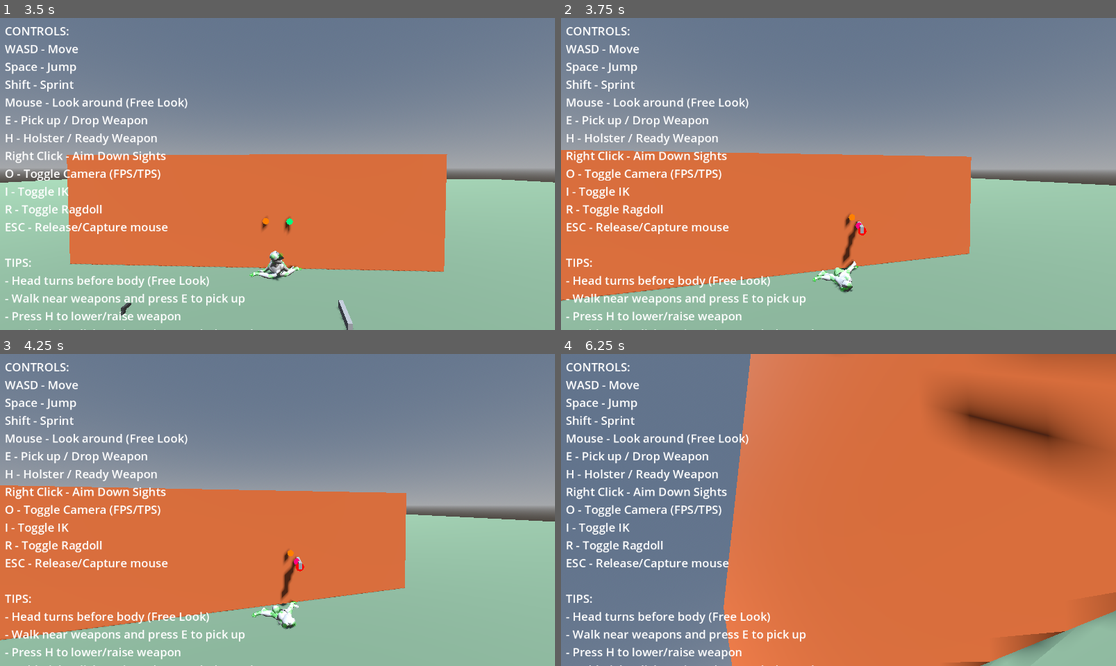
Above: before the commit, frames 1-4 (two rows, left to right).
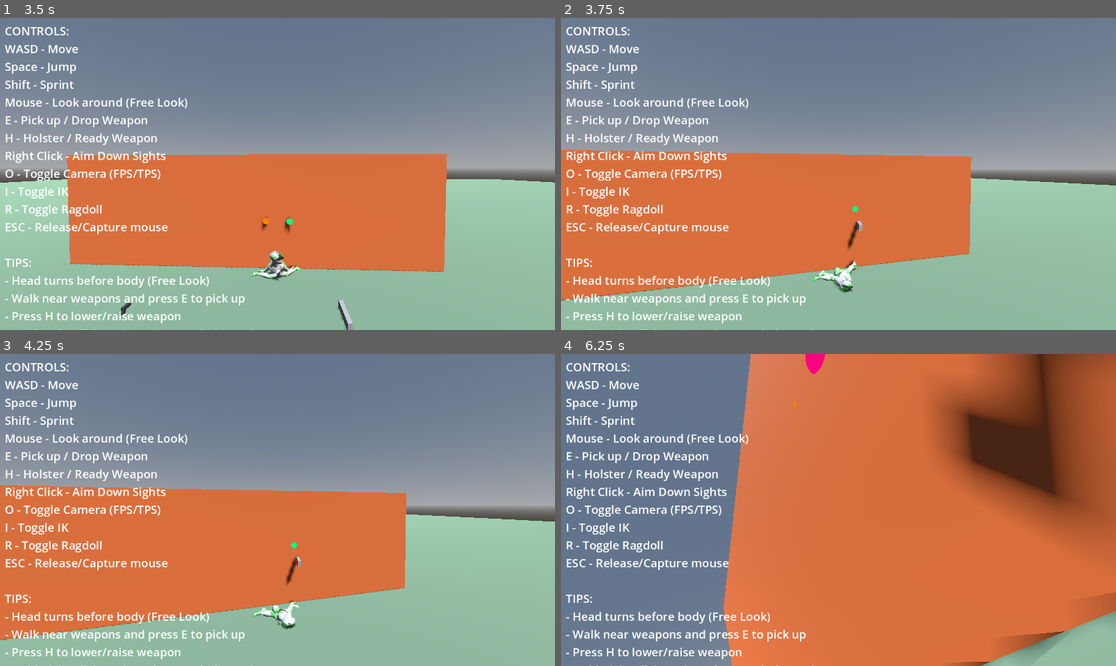
Above: after the commit, the same moments.

Repository: lmf-git/fpsikanimragdoll
Game: Godot game, scene res://world.tscn
Two runs of this game, one before a commit and one after it. Both use one fixed random seed, a clock stepped at 60 frames per second and the inputs below.
Inputs (mouse positions are in pixels of both pictures, inside the frame that each line leads up to):
- Up to frame 1 (3.5 s): tap Enter at 0.5 s; move the mouse to (305, 174) at 0.52 s; hold Shift (sprint) 0.53-1.28 s; hold W (move_forward) from 0.53 s (still down); click (305, 174) at 0.67 s; tap Space (jump) at 0.77, 1.52, 3.02 s; move the mouse to (249, 174) at 1.27 s; tap O (toggle_camera) at 1.35 s; move the mouse to (288, 167) at 2.02 s; hold I (toggle_ik) 2.03-2.78 s; move the mouse to (271, 180) at 2.77 s; tap R (toggle_ragdoll) at 2.85 s; click (271, 180) at 2.92 s
- Up to frame 2 (3.75 s): keep holding W (move_forward); move the mouse to (877, 177) at 3.52 s; tap E at 3.6 s
- Up to frame 3 (4.25 s): keep holding W (move_forward); tap Space (jump) at 3.77 s
- Up to frame 4 (6.25 s): move the mouse to (794, 506) at 4.27 s; tap H at 4.35 s; tap Space (jump) at 4.52, 6.02 s; move the mouse to (844, 510) at 5.02 s; hold Shift (sprint) 5.03-5.78 s; click (844, 510) at 5.17 s; move the mouse to (816, 503) at 5.77 s; release W (move_forward) at 5.78 s; hold D (move_right) from 5.78 s (still down); tap O (toggle_camera) at 5.85 s

Frame 1 is identical in both runs. In frame 2, 0.2% of the frame differs, in the area x 50-56%, y 60-81%; in frame 3, 0.2%; in frame 4, 12%, in the area x 41-100%, y 0-61%.

Commit message:
Fix weapon orientation and IK target positioning
Changes:
1. Fixed weapon basis to use -camera_forward (Godot uses -Z as forward)
   - Weapon now points forward instead of backwards

2. Fixed IK target assignments:
   - Wrist IK now uses hand_target instead of wrist_target
   - This ensures hands reach the weapon grip correctly

3. Improved elbow positioning to prevent hand inward rotation:
   - Moved elbows further out to sides (0.35m instead of 0.25m)
   - Moved elbows further down (0.2m instead of 0.15m)
   - Positioned elbows closer to chest (35% instead of 45% of distance)

4. Simplified wrist_target to visualization only
   - Wrist IK uses hand_target directly
   - Wrist_target just shows intermediate position for debugging

Fixes issues:
- Pistol pointing backwards
- Pistol not near hand
- Hand turning inwards
- IK targets in wrong order

Diff:
--- a/character_controller.gd
+++ b/character_controller.gd
@@ -377,8 +377,8 @@
 		print("Created LeftElbowIK (Shoulder -> Lower_Arm)")
 
 	# Chain 2: Lower_Arm -> Hand (controls wrist/hand position)
-	# We'll use wrist target if available, otherwise hand target
-	var left_hand_final_target = left_wrist_target if left_wrist_target else left_hand_target
+	# Use hand_target because this chain ends at the Hand bone
+	var left_hand_final_target = left_hand_target
 	if left_hand_final_target:
 		left_wrist_ik = SkeletonIK3D.new()
 		left_wrist_ik.name = "LeftWristIK"
@@ -404,7 +404,8 @@
 		print("Created RightElbowIK (Shoulder -> Lower_Arm)")
 
 	# Chain 2: Lower_Arm -> Hand (controls wrist/hand position)
-	var right_hand_final_target = right_wrist_target if right_wrist_target else right_hand_target
+	# Use hand_target because this chain ends at the Hand bone
+	var right_hand_final_target = right_hand_target
 	if right_hand_final_target:
 		right_wrist_ik = SkeletonIK3D.new()
 		right_wrist_ik.name = "RightWristIK"
@@ -1962,72 +1963,60 @@
 	else:
 		anchor_transform = global_transform
 
-	# RIGHT ARM: Position elbow and wrist targets to follow hand target
-	# This makes the entire arm follow the aim direction
+	# RIGHT ARM: Position elbow target to create proper arm bend
+	# The wrist IK now uses hand_target, so we only need to position elbow correctly
 	if right_hand_target and right_elbow_target and right_wrist_target:
 		# Calculate direction from chest to hand target (aim direction)
 		var chest_to_hand = right_hand_target.global_position - anchor_transform.origin
 		var aim_direction = chest_to_hand.normalized()
 
-		# Position elbow along aim line but offset to the side
-		# Start halfway along the aim direction
-		var elbow_pos = anchor_transform.origin + chest_to_hand * 0.45  # 45% to hand
-
-		# Create perpendicular offset (right and down) relative to aim direction
-		# Get the right vector perpendicular to aim direction
+		# Create perpendicular vectors for elbow positioning
 		var up_ref = Vector3.UP
 		if abs(aim_direction.dot(Vector3.UP)) > 0.9:
 			up_ref = Vector3.RIGHT
 		var aim_right = aim_direction.cross(up_ref).normalized()
 		var aim_down = aim_right.cross(aim_direction).normalized()
 
-		# Offset elbow to the right and down from aim line
-		elbow_pos += aim_right * 0.25  # More to the right for better bend
-		elbow_pos += aim_down * 0.15  # Down for natural drop
+		# Position elbow OUT TO THE SIDE and DOWN to prevent inward rotation
+		# Start closer to chest (35% to hand instead of 45%)
+		var elbow_pos = anchor_transform.origin + chest_to_hand * 0.35
+
+		# Much larger offset to the right to keep elbow away from body
+		elbow_pos += aim_right * 0.35  # Further right (was 0.25)
+		elbow_pos += aim_down * 0.2   # Further down (was 0.15)
 
 		right_elbow_target.global_position = elbow_pos
 
-		# Position wrist between elbow and hand with rotation offset for grip
-		# Base position: between elbow and hand
-		var wrist_pos = right_elbow_target.global_position.lerp(right_hand_target.global_position, 0.7)
-
-		# Offset wrist slightly to the RIGHT to rotate forearm for gun grip
-		# This makes the palm face left (toward gun handle) instead of facing body
-		wrist_pos += aim_right * 0.08  # Offset to the right to rotate hand
-
+		# Wrist target is just for visualization now (wrist IK uses hand_target)
+		# Position it between elbow and hand for visual reference
+		var wrist_pos = right_elbow_target.global_position.lerp(right_hand_target.global_position, 0.6)
 		right_wrist_target.global_position = wrist_pos
 
 	# LEFT ARM: Position elbow and wrist targets to follow hand target
 	if left_hand_target and left_elbow_target and left_wrist_target:
 		if equipped_weapon.is_two_handed or weapon_state == WeaponState.AIMING:
 			# Two-handed weapon or aiming with pistol: left hand supports weapon
-			# Position elbow and wrist to follow the left hand target (same as right arm logic)
 			var chest_to_hand = left_hand_target.global_position - anchor_transform.origin
 			var aim_direction = chest_to_hand.normalized()
 
-			# Position elbow along aim line but offset to the side
-			var elbow_pos = anchor_transform.origin + chest_to_hand * 0.45  # 45% to hand
-
-			# Create perpendicular offset (left and down) relative to aim direction
+			# Create perpendicular vectors for elbow positioning
 			var up_ref = Vector3.UP
 			if abs(aim_direction.dot(Vector3.UP)) > 0.9:
 				up_ref = Vector3.RIGHT
 			var aim_right = aim_direction.cross(up_ref).normalized()
 			var aim_down = aim_right.cross(aim_direction).normalized()
 
-			# Offset elbow to the left and down from aim line
-			elbow_pos += aim_right * -0.25  # To the left (negative right)
-			elbow_pos += aim_down * 0.15  # Down for natural drop
+			# Position elbow OUT TO THE LEFT SIDE and DOWN to prevent inward rotation
+			var elbow_pos = anchor_transform.origin + chest_to_hand * 0.35
+
+			# Much larger offset to the left to keep elbow away from body
+			elbow_pos += aim_right * -0.35  # Further left (was -0.25)
+			elbow_pos += aim_down * 0.2    # Further down (was 0.15)
 
 			left_elbow_target.global_position = elbow_pos
 
-			# Position wrist between elbow and hand with rotation offset for grip
-			var wrist_pos = left_elbow_target.global_position.lerp(left_hand_target.global_position, 0.7)
-
-			# Offset wrist slightly to the LEFT to rotate forearm for gun grip
-			# This makes the palm face right (toward gun handle) instead of facing body
-			wrist_pos += aim_right * -0.08  # Offset to the left (negative right) to rotate hand
-
+			# Wrist target is just for visualization now (wrist IK uses hand_target)
+			var wrist_pos = left_elbow_target.global_position.lerp(left_hand_target.global_position, 0.6)
 			left_wrist_target.global_position = wrist_pos
 		else:
 			# Pistol hip fire: left arm stays at rest position
@@ -2070,8 +2059,8 @@
 
 		# Make weapon point forward along camera aim
 		# Weapon's local -Z axis should point along camera forward
-		# Build basis: right=camera_right, up=camera_up, forward=camera_forward
-		var weapon_basis = Basis(camera_right, camera_up, camera_forward)
+		# Build basis: right=camera_right, up=camera_up, forward=-camera_forward (Godot uses -Z as forward)
+		var weapon_basis = Basis(camera_right, camera_up, -camera_forward)
 		equipped_weapon.global_transform.basis = weapon_basis
 
 		# Position weapon so grip aligns with hand bone
